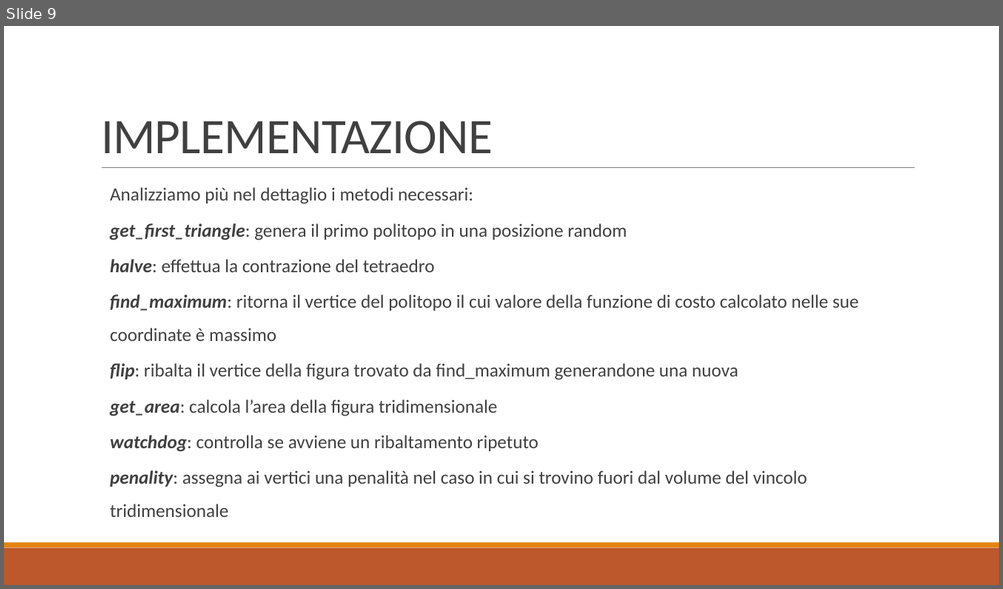
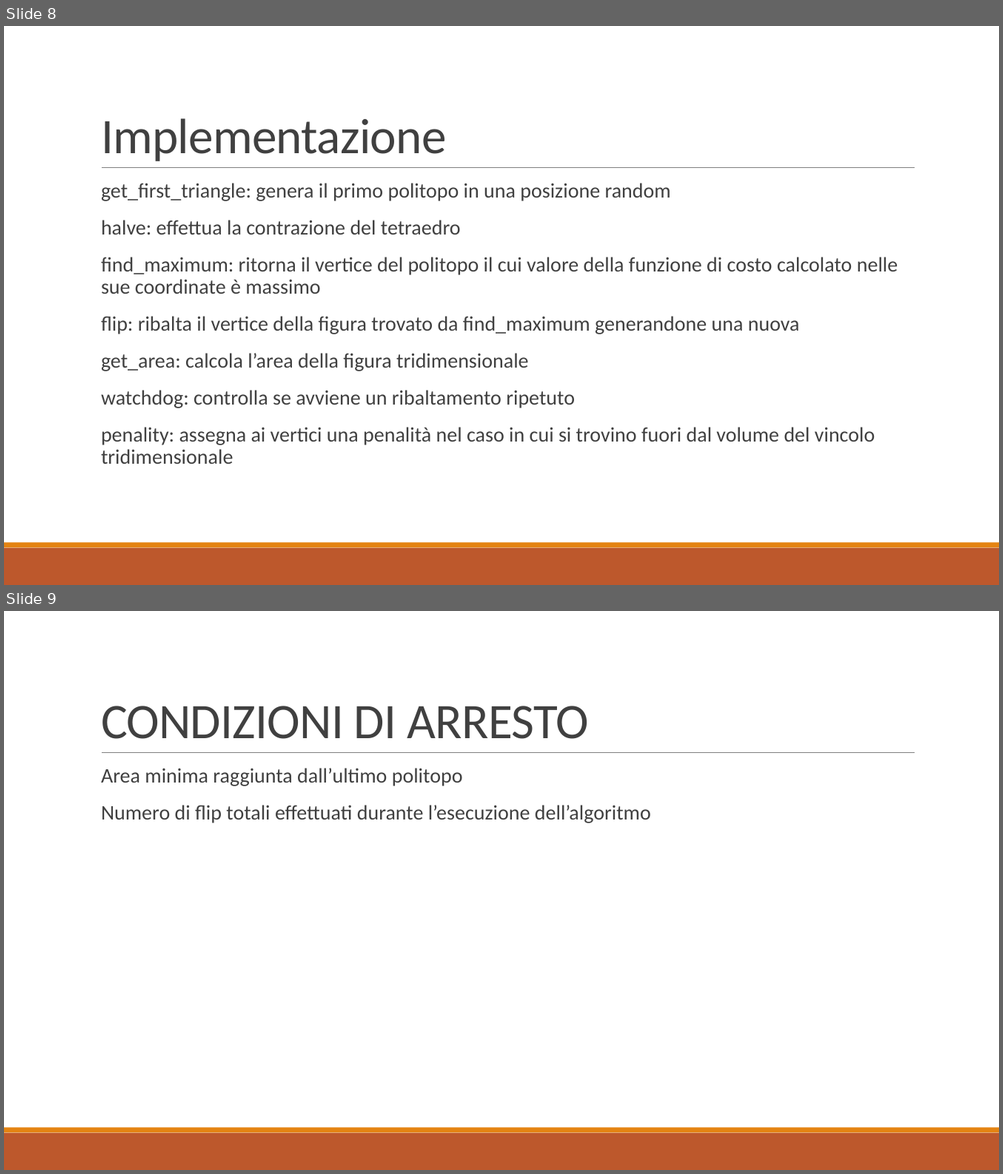
Before and after one commit to baldimario/Simplex, a slide deck: IDENTICAZIONE SISTEMA DI CARICHE PUNTIFORMI DA MISURE DI.pptx. Shown one above the other, each under a label of ours: slide 9 before the commit, slides 8 and 9 after it. The pictures are 1003x589 and 1003x1174 pixels, drawn with LibreOffice and Linux fonts; fonts in the diff are those of the drawing. Boxes give left, top, right and bottom in pixels: in the first picture for what was removed or moved away, otherwise in the second. Text is boxed around its words. In the diff, an @@ line names an element or a change of style, - is before the commit and + after.

```diff
--- a/IDENTICAZIONE SISTEMA DI CARICHE PUNTIFORMI DA MISURE DI.pptx
+++ b/IDENTICAZIONE SISTEMA DI CARICHE PUNTIFORMI DA MISURE DI.pptx
@@ slide 9 added at (4,611,999,1170), background #FFFFFF; not listed: 3 template elements that a slide beside it also shows @@
@@ title added at (101,706,588,739), 48 pt, text #404040 @@
+CONDIZIONI DI ARRESTO
@@ text added at (101,768,651,823), 20 pt, text #404040 @@
+  Area minima raggiunta dall’ultimo politopo
+  Numero di flip totali effettuati durante l’esecuzione dell’algoritmo
@@ what was slide 9 is now slide 8 @@
@@ slide 8 changed as well @@
@@ title at (101,118,446,161): text changed @@
-IMPLEMENTAZIONE
+Implementazione
@@ text "get_first_triangle: genera il primo politopo ...": place and size @@
-text "get_first_triangle: genera il primo politopo ..." at (110,187,859,517)
+text "get_first_triangle: genera il primo politopo ..." at (101,183,897,464)
@@ text "get_first_triangle: genera il primo politopo ..." at (101,183,897,464): size 18 to 20 pt; bold off, italic off in "get_first_triangle:", "halve:", "find_maximum:", "flip:" and 3 more places; bullet none to  ; list level 2 to 1 in "get_first_triangle: genera il primo politopo ..."; line spacing 1.5 to 0.9; list level 2 to 1 in "halve: effettua la contrazione del ..."; list level 2 to 1 in "find_maximum: ritorna il vertice del ..."; list level 2 to 1 in "flip: ribalta il vertice della ..."; list level 2 to 1 in "get_area: calcola l’area della figura ..."; list level 2 to 1 in "watchdog: controlla se avviene un ..."; list level 2 to 1 in "penality: assegna ai vertici una ..." @@
@@ text at (110,187,473,204): paragraph removed @@
-  Analizziamo più nel dettaglio i metodi necessari:
```
Also in this commit, not shown: 8 other slides changed, 1 other slide added, 3 slides removed, 2 other files.
